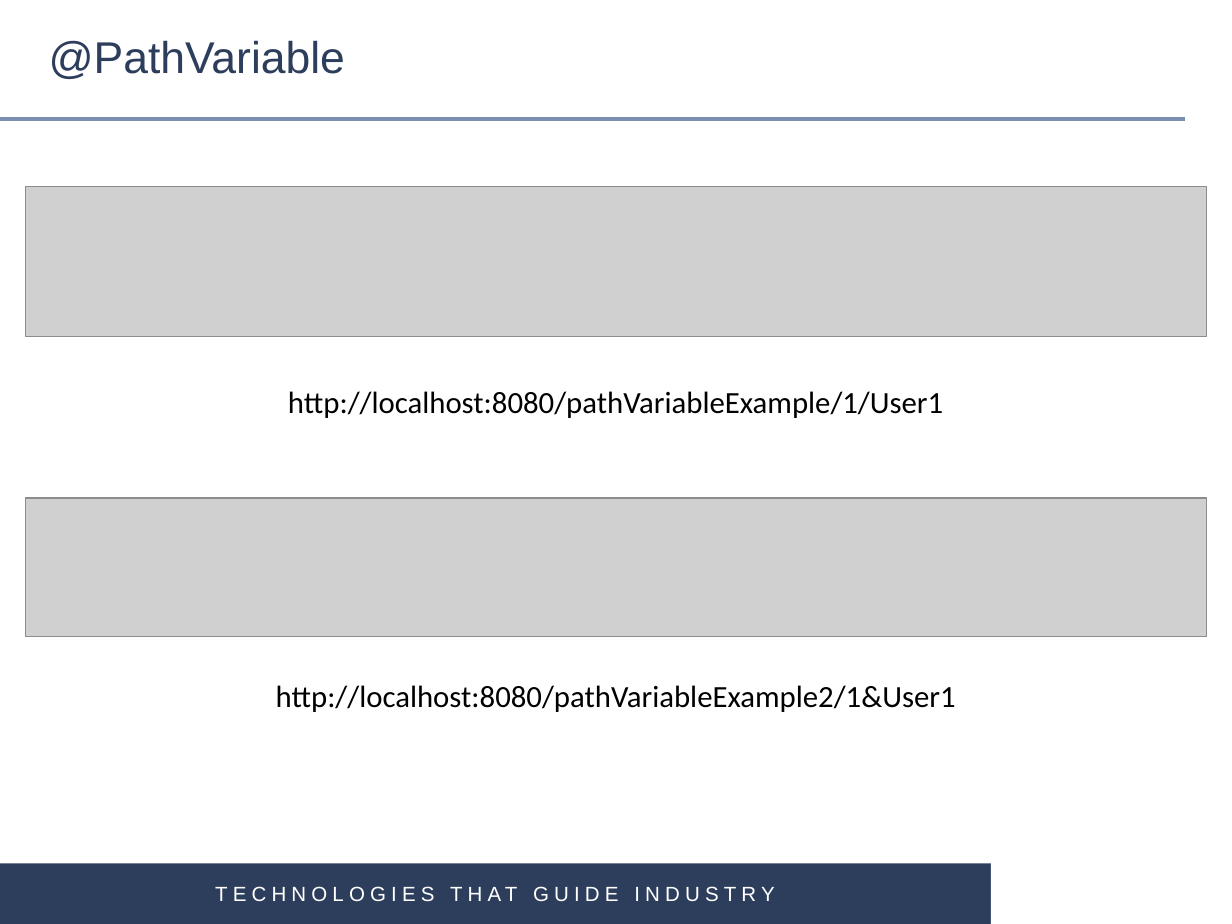
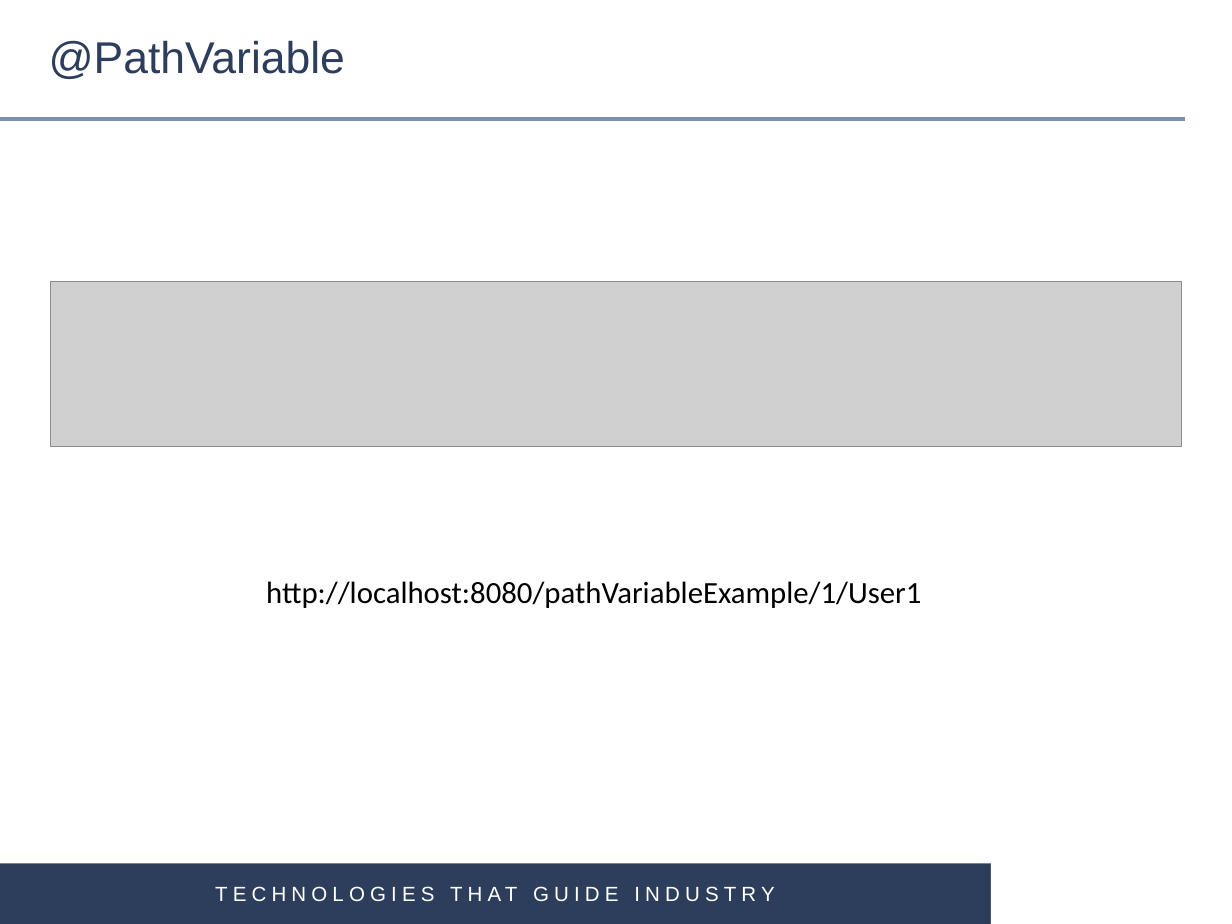
Before and after one commit to gardian91/SPRING_MVC-PSK, a slide deck: slide 12 of Spring MVC.pptx (slide 11 before the commit). Drawn at 1232x924 pixels with LibreOffice and Linux fonts; fonts in the diff are those of the drawing; grey boxes stand for pictures; background and template pictures are left out. Boxes give left, top, right and bottom in pixels: in the first picture for what was removed or moved away, otherwise in the second. Text is boxed around its words. In the diff, an @@ line names an element or a change of style, - is before the commit and + after.

```diff
--- a/Spring MVC.pptx
+++ b/Spring MVC.pptx
@@ picture removed at <box>25,187,1206,338</box> @@
@@ picture added at <box>51,281,1181,446</box> @@
@@ picture removed at <box>25,498,1206,637</box> @@
@@ text "http://localhost:8080/pathVariableExample/1/User1": place and size @@
-text "http://localhost:8080/pathVariableExample/1/User1" at <box>288,391,943,418</box>
+text "http://localhost:8080/pathVariableExample/1/User1" at <box>266,581,921,608</box>
@@ text "http://localhost:8080/pathVariableExample/1/User1" at <box>266,581,921,608</box>: alignment centre to left @@
@@ text removed at <box>276,685,956,712</box> @@
-http://localhost:8080/pathVariableExample2/1&User1
```
Also in this commit, not shown: 4 other slides changed, 12 slides added, 1 slide removed, 12 other files.
